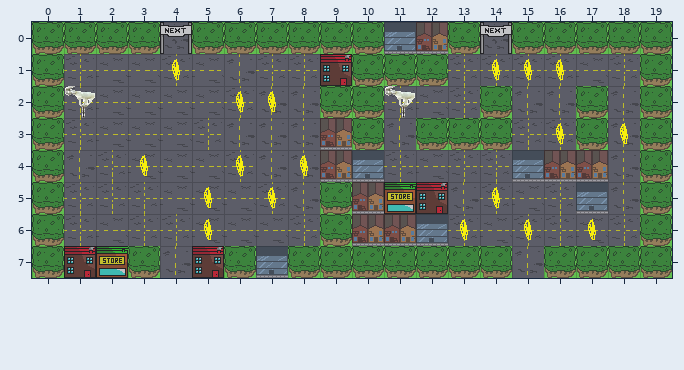
An edit to a level. Tiled map, static/maps/test_map_4.tmx. The picture above is the old version.
Cells are 32x32 px. Shown: x 0..19, y 0..7.
And afterwards:
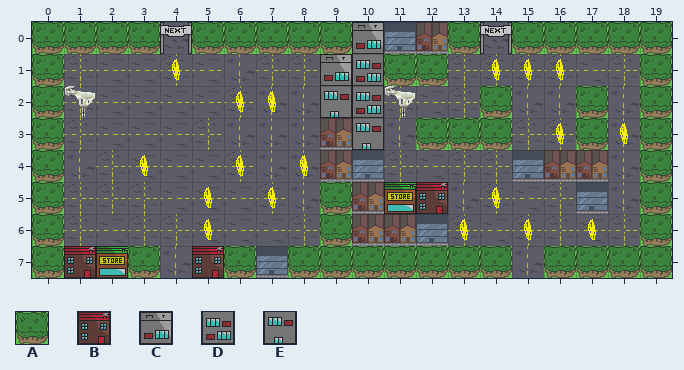
Key: from "draw": A 5, B 15, C 16, D 17, E 18.
_ is an empty cell.
See-through tiles are keyed as they look on the map.
Change:
Layer "Draw Layer":
Tile C replaces tile A in row 0 at x 10.
Tile C replaces tile B in row 1 at x 9.
Tile D replaces tile A in rows 1 to 2 at x 10.
Tile E replaces tile A in row 2 at x 9; in row 3 at x 10.
Where, in picture pixels (left, top, right, bottom), the same in both pictures:
changed: (320, 22, 384, 150)
